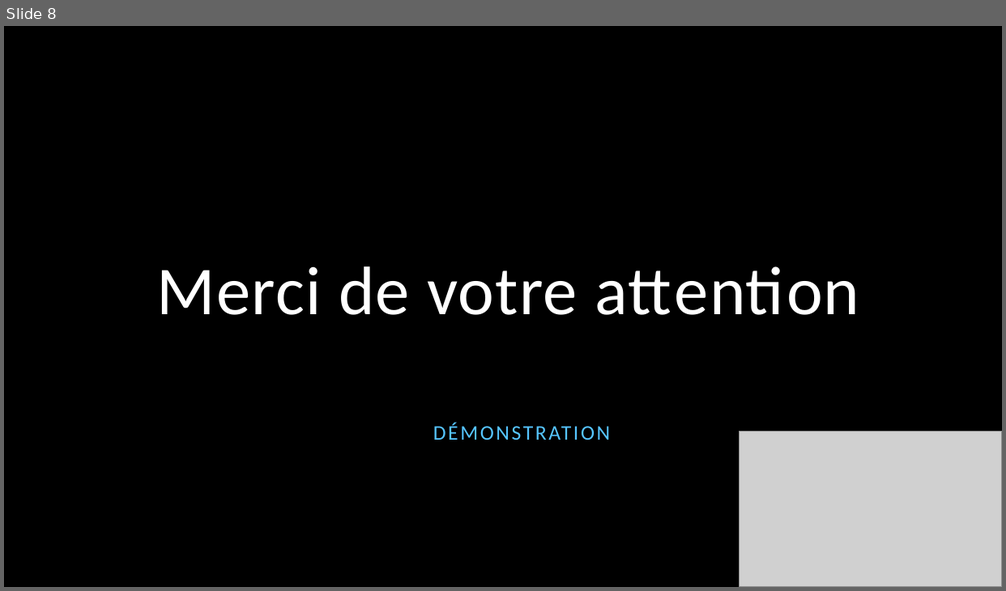
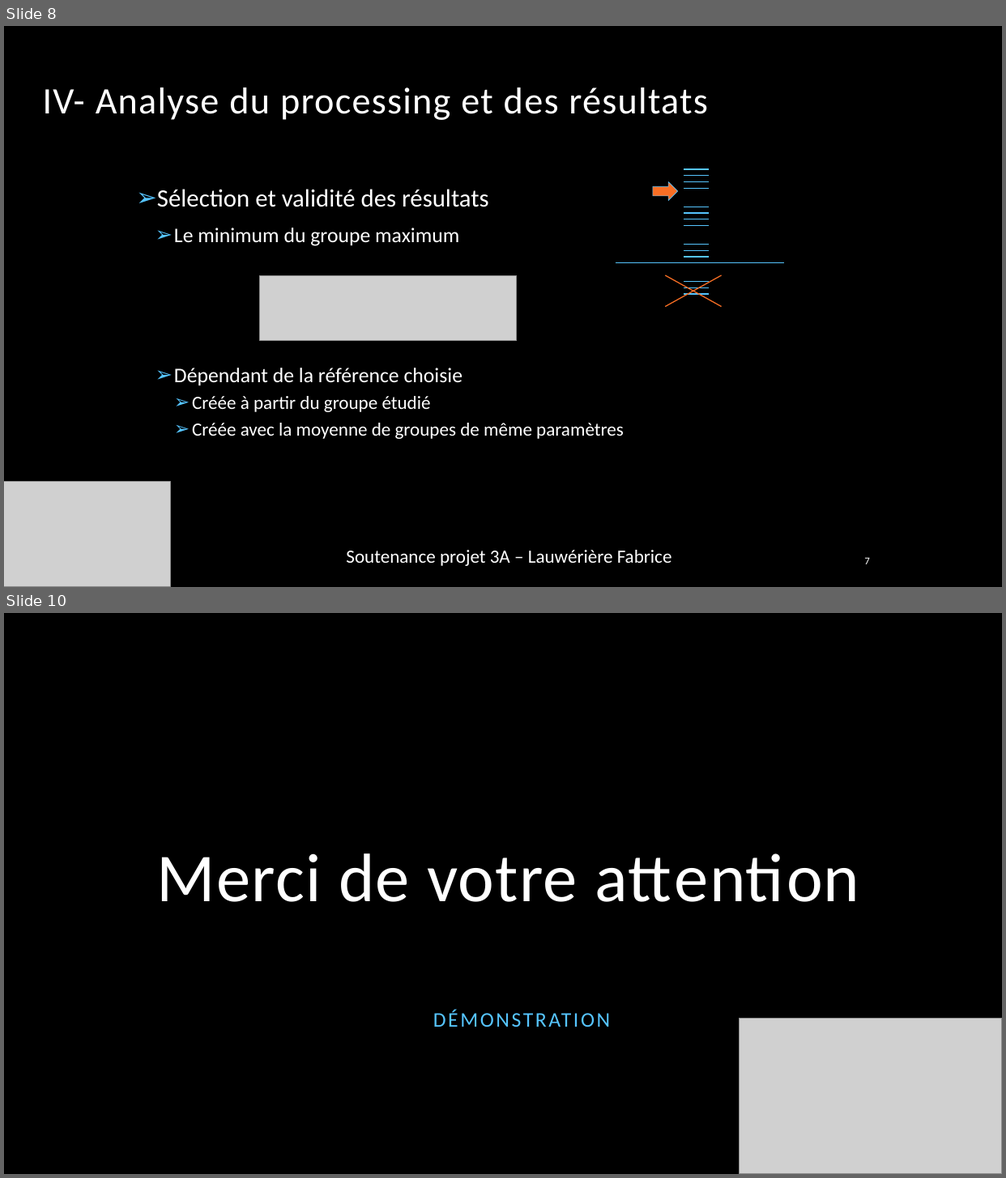
Before and after one commit to fabrice-lauweriere/projet3a-AtypicDetection, a slide deck: Documents/soutenance/soutenanceProjet3A.pptx. Shown one above the other, each under a label of ours: slide 8 before the commit, slides 8 and 10 after it; the slides between them are not shown. The pictures are 1006x591 and 1006x1178 pixels, drawn with LibreOffice and Linux fonts; fonts in the diff are those of the drawing; grey boxes stand for pictures; background and template pictures are left out. Boxes give left, top, right and bottom in pixels: in the first picture for what was removed or moved away, otherwise in the second. Text is boxed around its words. In the diff, an @@ line names an element or a change of style, - is before the commit and + after.

```diff
--- a/Documents/soutenance/soutenanceProjet3A.pptx
+++ b/Documents/soutenance/soutenanceProjet3A.pptx
@@ slide 8 added at box(4, 26, 1002, 587), background picture (left out) @@
@@ title added at box(43, 88, 707, 120), 36 pt, text #FFFFFF @@
+IV- Analyse du processing et des résultats
@@ line added from (684, 169) to (709, 169), #56C5FF 1 pt @@
@@ text added at box(157, 189, 624, 439), 18 pt, text #FFFFFF @@
+➢ Sélection et validité des résultats
+  ➢ Le minimum du groupe maximum
+  ➢ Dépendant de la référence choisie
+    ➢ Créée à partir du groupe étudié
+    ➢ Créée avec la moyenne de groupes de même paramètres
@@ right arrow added at box(652, 182, 677, 200), fill #F86E24, outline #56C5FF 0.5 pt @@
@@ line added from (684, 176) to (709, 176), #56C5FF 1 pt @@
@@ line added from (684, 189) to (709, 189), #56C5FF 1 pt @@
@@ line added from (684, 182) to (709, 182), #56C5FF 1 pt @@
@@ line added from (684, 207) to (709, 207), #56C5FF 1 pt @@
@@ line added from (684, 213) to (709, 213), #56C5FF 1 pt @@
@@ line added from (684, 219) to (709, 219), #56C5FF 1 pt @@
@@ line added from (684, 226) to (709, 226), #56C5FF 1 pt @@
@@ line added from (615, 263) to (783, 263), #56C5FF 1 pt @@
@@ line added from (684, 245) to (709, 245), #56C5FF 1 pt @@
@@ line added from (684, 250) to (709, 250), #56C5FF 1 pt @@
@@ line added from (684, 257) to (709, 257), #56C5FF 1 pt @@
@@ picture added at box(259, 275, 516, 341) @@
@@ line added from (665, 275) to (721, 307), #F86E24 1 pt @@
@@ line added from (665, 307) to (721, 275), #F86E24 1 pt @@
@@ line added from (684, 288) to (709, 288), #56C5FF 1 pt @@
@@ line added from (684, 282) to (709, 282), #56C5FF 1 pt @@
@@ line added from (684, 294) to (709, 294), #56C5FF 1 pt @@
@@ picture added at box(4, 481, 170, 587) @@
@@ text added at box(346, 550, 672, 566), 18 pt, text #FFFFFF @@
+Soutenance projet 3A – Lauwérière Fabrice
@@ page number added at box(864, 557, 869, 565), 10 pt, text #FFFFFF @@
+7
@@ what was slide 8 is now slide 10 @@
```
Also in this commit, not shown: 7 slides changed, 1 other slide added, 23 other files.
